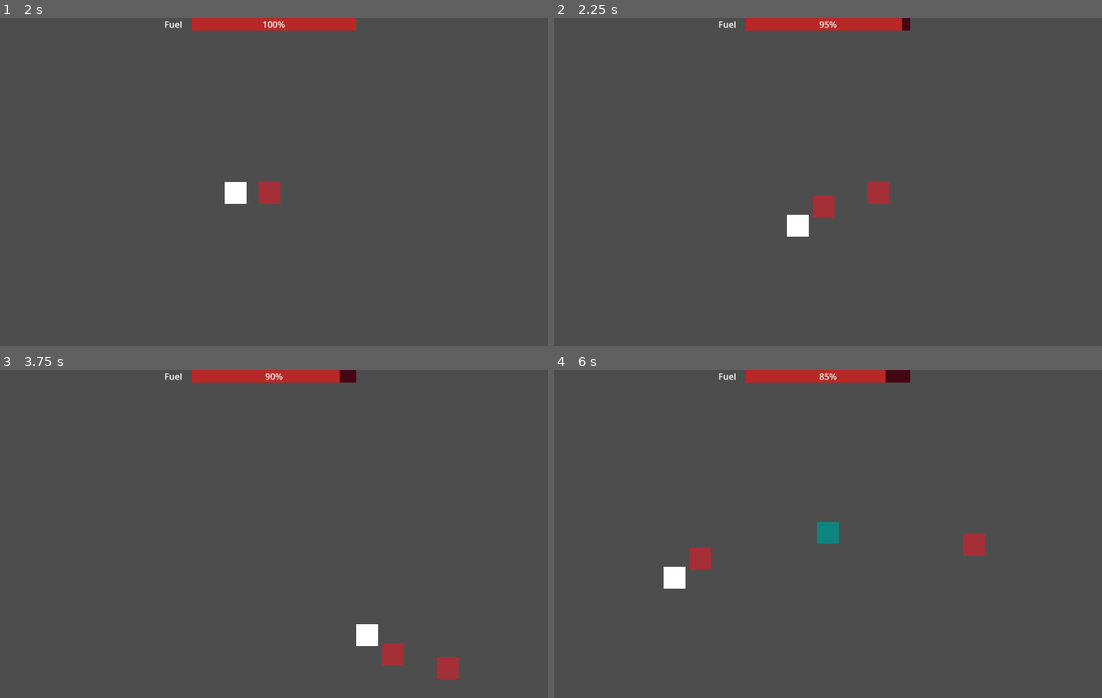
Above: before the commit, frames 1-4 (two rows, left to right).
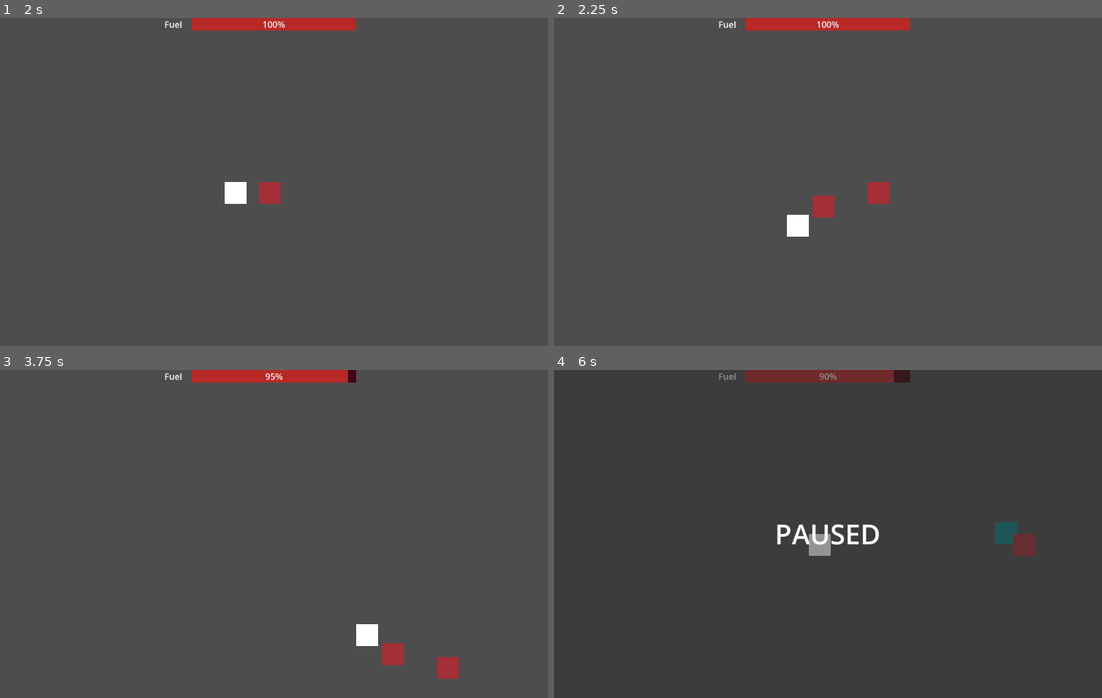
Above: after the commit, the same moments.

Repository: pozbliz/godot_river_raid
Game: Godot game, scene res://Scenes/main_menu.tscn
Two runs of this game, one before a commit and one after it. Both use one fixed random seed, a clock stepped at 60 frames per second and the inputs below.
Inputs:
- Up to frame 1 (2 s): click "Start Game" at 0.5 s; tap Enter at 1.25 s; hold Right (move_right) from 1.28 s (still down); tap Space (shoot) at 1.35 s
- Up to frame 2 (2.25 s): release Right (move_right) at 2.03 s; hold Down (move_down) from 2.03 s (still down); tap Space (shoot) at 2.1 s
- Up to frame 3 (3.75 s): release Down (move_down) at 2.78 s; hold Right (move_right) 2.78-3.53 s; tap Space (shoot) at 2.85, 3.6 s; hold Up (move_up) from 3.53 s (still down)
- Up to frame 4 (6 s): release Up (move_up) at 4.28 s; hold Left (move_left) 4.28-5.78 s; tap Space (shoot) at 4.35, 5.1, 5.85 s; tap Escape (open_menu, bound only after the commit) at 4.9 s; hold Down (move_down) from 5.78 s (still down)

Frame 1 is identical in both runs. In frame 2, 0.1% of the frame differs, in the area x 48-65%, y 0-4%; in frame 3, less than 0.1%; in frame 4, 3.3%, in the area x 20-88%, y 0-67%.

Commit message:
feat: add pause menu

Diff:
--- a/Scenes/main.tscn
+++ b/Scenes/main.tscn
@@ -22,6 +22,37 @@
 
 [node name="HUD" parent="." instance=ExtResource("3_8gbba")]
 
+[node name="PauseMenu" type="CanvasLayer" parent="."]
+visible = false
+
+[node name="ColorRect" type="ColorRect" parent="PauseMenu"]
+anchors_preset = 15
+anchor_right = 1.0
+anchor_bottom = 1.0
+grow_horizontal = 2
+grow_vertical = 2
+color = Color(0.168627, 0.168627, 0.168627, 0.505882)
+
+[node name="MarginContainer" type="MarginContainer" parent="PauseMenu"]
+anchors_preset = 15
+anchor_right = 1.0
+anchor_bottom = 1.0
+grow_horizontal = 2
+grow_vertical = 2
+
+[node name="VBoxContainer" type="VBoxContainer" parent="PauseMenu/MarginContainer"]
+layout_mode = 2
+alignment = 1
+
+[node name="HBoxContainer" type="HBoxContainer" parent="PauseMenu/MarginContainer/VBoxContainer"]
+layout_mode = 2
+alignment = 1
+
+[node name="PauseText" type="Label" parent="PauseMenu/MarginContainer/VBoxContainer/HBoxContainer"]
+layout_mode = 2
+theme_override_font_sizes/font_size = 50
+text = "PAUSED"
+
 [node name="ParallaxBackground" type="ParallaxBackground" parent="."]
 
 [node name="FuelSpawnTimer" type="Timer" parent="."]
--- a/Scenes/player.tscn
+++ b/Scenes/player.tscn
@@ -21,4 +21,4 @@
 offset_bottom = 40.0
 
 [node name="FuelTimer" type="Timer" parent="."]
-wait_time = 1.5
+wait_time = 2.0
--- a/Scripts/main.gd
+++ b/Scripts/main.gd
@@ -4,11 +4,29 @@
 @export var fuel_pickup_scene: PackedScene
 @export var main_menu_scene: PackedScene
 
+var is_paused: bool = false
+
 
 func _ready() -> void:
+	process_mode = Node.PROCESS_MODE_ALWAYS
+	$PauseMenu.process_mode = Node.PROCESS_MODE_ALWAYS
+
+	$Player.process_mode = Node.PROCESS_MODE_PAUSABLE
+	$FuelSpawnTimer.process_mode = Node.PROCESS_MODE_PAUSABLE
+	$WorldRoot.process_mode = Node.PROCESS_MODE_PAUSABLE
+
 	$Player.fuel_changed.connect(_on_fuel_changed)
 	$FuelSpawnTimer.timeout.connect(_on_fuel_timer_timeout)
 	new_game()
+
+func _unhandled_input(event):
+	if event.is_action_pressed("open_menu"):
+		toggle_pause()
+
+func toggle_pause():
+	is_paused = !is_paused
+	get_tree().paused = is_paused
+	$PauseMenu.visible = is_paused
 
 func _process(delta: float) -> void:
 	pass
--- a/Scripts/projectile.gd
+++ b/Scripts/projectile.gd
@@ -14,6 +14,8 @@
 	add_to_group("projectile")
 
 func _process(delta):
+	if get_tree().paused:
+		return
 	position += direction * speed * delta
 
 func _on_projectile_body_entered(body):
--- a/project.godot
+++ b/project.godot
@@ -52,3 +52,8 @@
 "events": [Object(InputEventKey,"resource_local_to_scene":false,"resource_name":"","device":-1,"window_id":0,"alt_press …(195 unchanged characters)…
 ]
 }
+open_menu={
+"deadzone": 0.2,
+"events": [Object(InputEventKey,"resource_local_to_scene":false,"resource_name":"","device":-1,"window_id":0,"alt_pressed":false,"shift_pressed":false,"ctrl_pressed":false,"meta_pressed":false,"pressed":false,"keycode":0,"physical_keycode":4194305,"key_label":0,"unicode":0,"location":0,"echo":false,"script":null)
+]
+}
